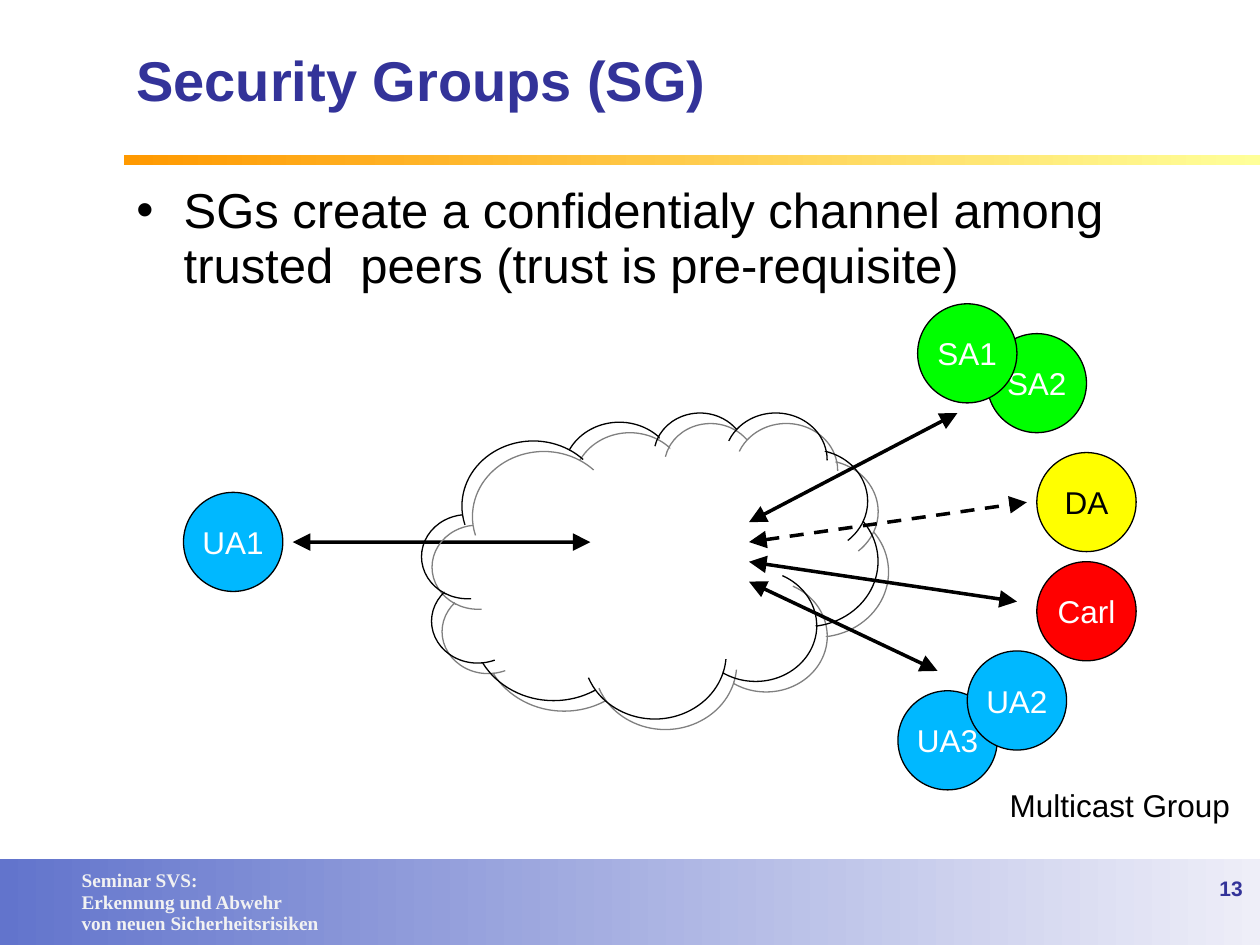
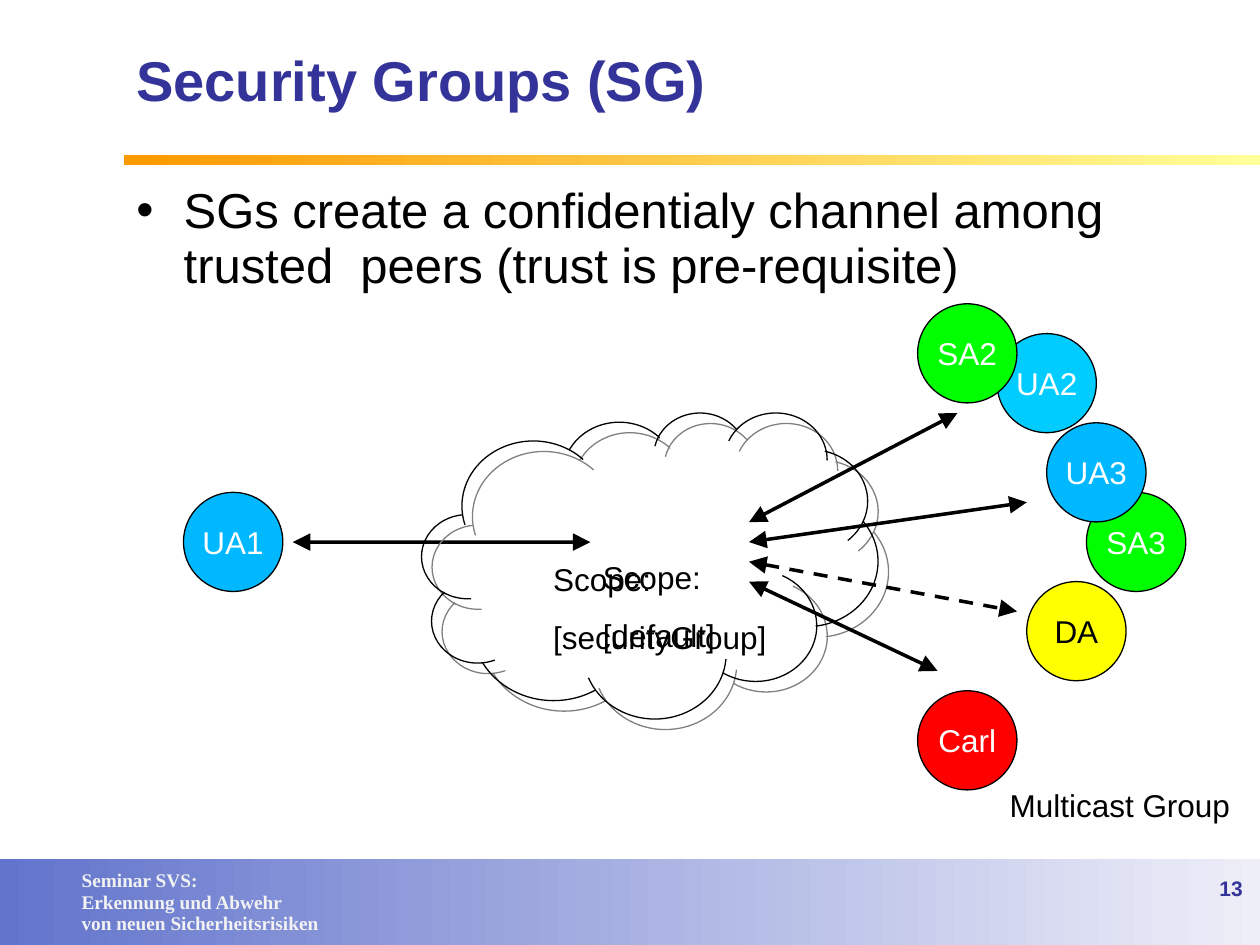
Before and after one commit to lemmy/SecuredSLP, a slide deck: slide 13 of doc/Service Discovery in open networks.ppt. Drawn at 1260x945 pixels with LibreOffice and Linux fonts; fonts in the diff are those of the drawing; background and template pictures are left out. Boxes give left, top, right and bottom in pixels: in the first picture for what was removed or moved away, otherwise in the second. Text is boxed around its words. In the diff, an @@ line names an element or a change of style, - is before the commit and + after.

Commit message:
finalized security groups

```diff
--- a/doc/Service Discovery in open networks.ppt
+++ b/doc/Service Discovery in open networks.ppt
@@ ellipse "SA2": place and size @@
-ellipse "SA2" at <box>988,334,1087,433</box>
+ellipse "SA2" at <box>917,304,1017,403</box>
@@ ellipse removed at <box>917,304,1017,403</box> @@
-SA1
@@ ellipse "UA2": place and size @@
-ellipse "UA2" at <box>968,651,1067,751</box>
+ellipse "UA2" at <box>997,334,1096,433</box>
@@ ellipse "UA2" at <box>997,334,1096,433</box>: fill #00B8FF to #00CCFF @@
@@ ellipse "UA3": place and size @@
-ellipse "UA3" at <box>898,690,998,790</box>
+ellipse "UA3" at <box>1047,423,1147,523</box>
@@ double arrow moved from (748, 562) - (1017, 601) to (748, 542) - (1027, 503) @@
@@ ellipse added at <box>1086,493,1186,592</box>, fill #00FF00, outline #000000 0.74 pt, 18 pt, text #FFFFFF @@
+SA3
@@ text added at <box>553,567,715,653</box>, 18 pt, text #000000 @@
+Scope:
+[default]
@@ text added at <box>553,567,766,655</box>, 18 pt, text #000000 @@
+Scope:
+[securityGroup]
@@ double arrow moved from (748, 542) - (1027, 503) to (748, 562) - (1017, 611) @@
@@ ellipse "DA": place and size @@
-ellipse "DA" at <box>1037,452,1137,552</box>
+ellipse "DA" at <box>1027,582,1126,682</box>
@@ ellipse "Carl": place and size @@
-ellipse "Carl" at <box>1037,562,1137,662</box>
+ellipse "Carl" at <box>917,690,1017,790</box>
```
Also in this commit, not shown: 5 other slides changed, 1 slide added.
